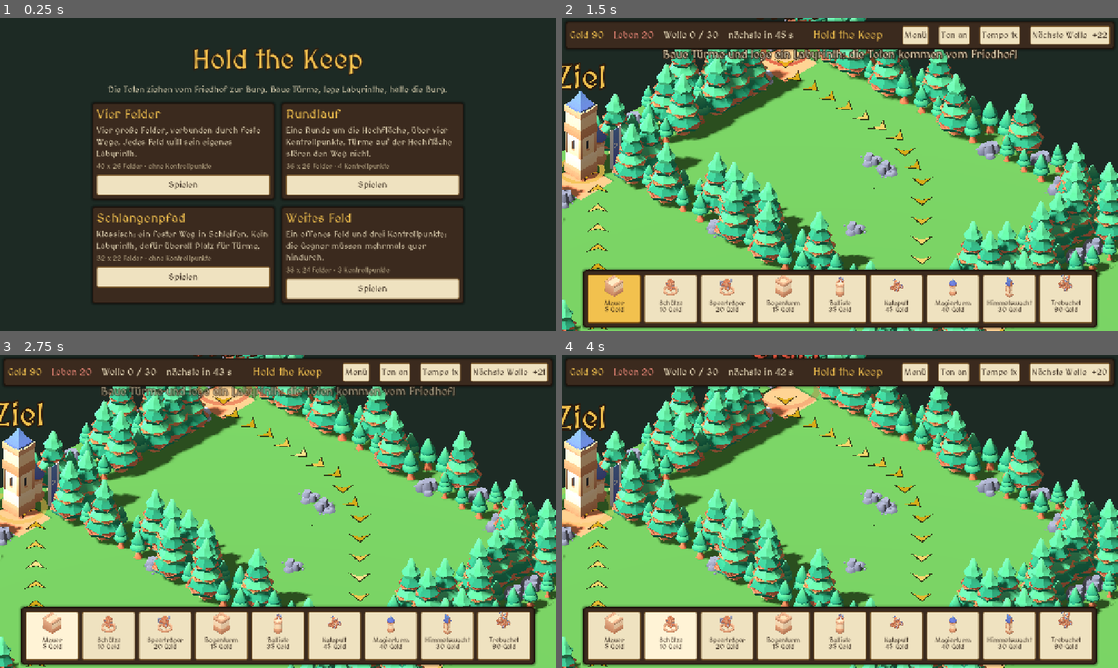
Above: before the commit, frames 1-4 (two rows, left to right).
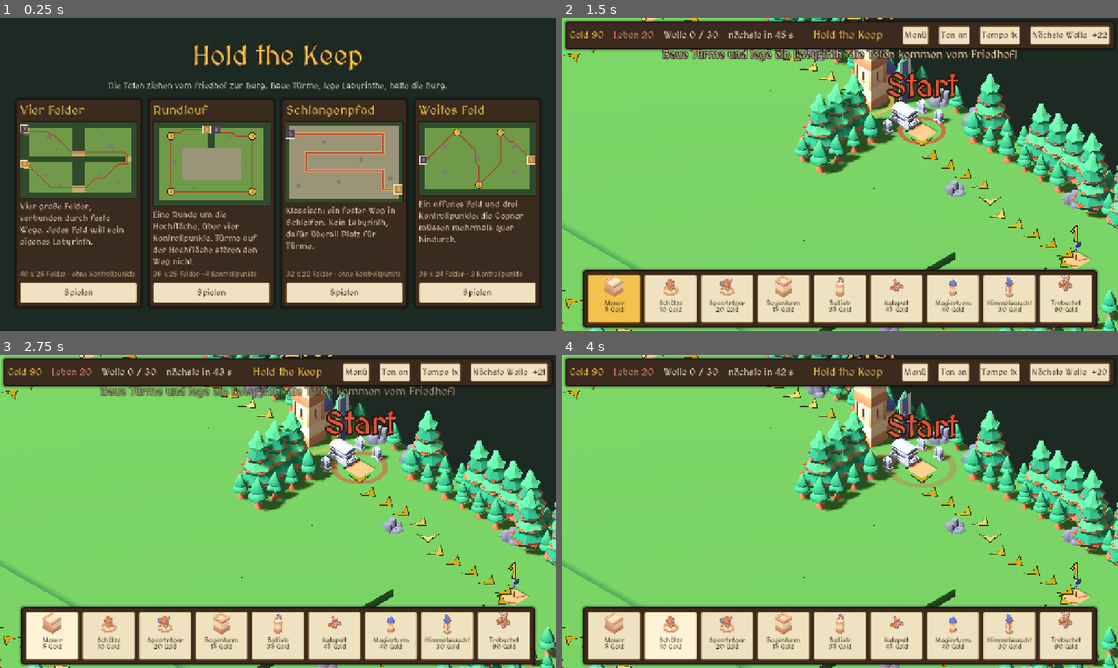
Above: after the commit, the same moments.

Repository: aikitori/hold-the-keep
Game: Godot game, scene res://scenes/menu.tscn
Same seed, same stepped clock (60 frames per second), same inputs: the game is played once before the commit and once after it.
Inputs (mouse positions are in pixels of both pictures, inside the frame that each line leads up to):
- Up to frame 1 (0.25 s): no input
- Up to frame 2 (1.5 s): click "Spielen" at 0.5 s; click (612, 299) at 1.27 s
- Up to frame 3 (2.75 s): click (50, 636) at 2.02 s
- Up to frame 4 (4 s): click (673, 636) at 2.77 s; click (673, 636) at 3.52 s

The runs differ from the first frame. In frame 1, 47% of the frame differs, in the area x 3-97%, y 8-93%; in frame 2, 40%; in frame 3, 41%; in frame 4, 41%.

Commit message:
Menü mit Kartenvorschau, breit alle Karten nebeneinander
Co-Authored-By: Claude Opus 5.5 <noreply@anthropic.com>

Diff:
--- /dev/null
+++ b/scripts/map_preview.gd
@@ -0,0 +1,68 @@
+class_name MapPreview
+extends Control
+## Draufsicht einer Karte fürs Menü: Gelände als Kacheln, der Grundweg der Gegner als Linie, dazu Friedhof,
+## Burg und Kontrollpunkte. Gezeichnet statt gerendert, damit das Menü auch auf schwachen Geräten sofort steht.
+
+const COLORS := {
+	".": Color("#6f9a4a"), "=": Color("#c8a96a"), "^": Color("#9c9478"), "#": Color("#2f4a2c"),
+	"r": Color("#7d7a72"), "g": Color("#56604f"), "S": Color("#4b3f5a"), "K": Color("#b8873a"),
+}
+const PATH_COLOR := Color(0.75, 0.15, 0.1, 0.8)
+
+var map: MapData
+var _path: Array[Vector2i] = []
+
+
+func _init(map_data: MapData) -> void:
+	map = map_data
+	_path = Board.new(map).full_path()
+	mouse_filter = Control.MOUSE_FILTER_IGNORE
+
+
+## Breite festlegen, die Höhe folgt dem Seitenverhältnis der Karte.
+func set_width(width: float) -> void:
+	custom_minimum_size = Vector2(width, width * map.size.y / map.size.x)
+
+
+func _draw() -> void:
+	var cell := size.x / map.size.x
+	for y in map.size.y:
+		for x in map.size.x:
+			var glyph := map.glyph(Vector2i(x, y))
+			var color: Color = COLORS.get(glyph, COLORS["."])
+			draw_rect(Rect2(x * cell, y * cell, cell + 0.5, cell + 0.5), color)
+	var points := PackedVector2Array()
+	for at in _path:
+		points.append(_center(at, cell))
+	if points.size() > 1:
+		draw_polyline(points, PATH_COLOR, maxf(2.0, cell * 0.3), true)
+	var font := get_theme_default_font()
+	var font_size := int(cell * 1.6)
+	for i in map.waypoints.size() - 1:
+		var at := _center(map.waypoints[i], cell)
+		draw_circle(at, cell * 1.1, Hud.GOLD)
+		draw_circle(at, cell * 1.1, Hud.INK, false, 1.5, true)
+		_label(font, font_size, at, str(i + 1))
+	_marker(map.spawn, cell, Color("#4b3f5a"), "S", font, font_size)
+	_marker(map.keep, cell, Color("#b8873a"), "B", font, font_size)
+	draw_rect(Rect2(Vector2.ZERO, size), Hud.INK, false, 2.0)
+
+
+func _marker(at: Vector2i, cell: float, color: Color, text: String, font: Font, font_size: int) -> void:
+	# Friedhof und Burg liegen oft am Rand: ganz ins Bild rücken.
+	var half := cell * 1.2
+	var center := _center(at, cell).clamp(Vector2.ONE * half, size - Vector2.ONE * half)
+	var rect := Rect2(center - Vector2.ONE * cell * 1.2, Vector2.ONE * cell * 2.4)
+	draw_rect(rect, color)
+	draw_rect(rect, Hud.PARCHMENT, false, 1.5)
+	_label(font, font_size, center, text, Hud.PARCHMENT)
+
+
+func _label(font: Font, font_size: int, center: Vector2, text: String, color := Hud.INK) -> void:
+	var text_size := font.get_string_size(text, HORIZONTAL_ALIGNMENT_LEFT, -1, font_size)
+	draw_string(font, center + Vector2(-text_size.x / 2.0, font.get_ascent(font_size) - text_size.y / 2.0),
+			text, HORIZONTAL_ALIGNMENT_LEFT, -1, font_size, color)
+
+
+func _center(at: Vector2i, cell: float) -> Vector2:
+	return (Vector2(at) + Vector2(0.5, 0.5)) * cell
--- a/scripts/menu.gd
+++ b/scripts/menu.gd
@@ -1,7 +1,12 @@
 extends Control
-## Startmenü: Titel und eine Karte pro Spielfeld mit Beschreibung. Ein Klick startet das Spiel.
+## Startmenü: Titel und eine Kachel pro Spielfeld mit Vorschau und Beschreibung. Ein Klick startet das Spiel.
+## Breit stehen die Kacheln nebeneinander, sonst zu zweit, im Hochformat untereinander.
 
 const MAIN_SCENE := "res://scenes/main.tscn"
+const WIDE_CARD := 290.0
+const CARD := 420.0
+
+var _cards: Array[PanelContainer] = []
 
 
 func _ready() -> void:
@@ -43,17 +48,29 @@
 	grid.add_theme_constant_override("v_separation", 16)
 	column.add_child(grid)
 	for id: StringName in MapData.ORDER:
-		grid.add_child(_card(id))
-	var layout := func() -> void: grid.columns = 1 if UiScale.narrow else 2
+		_cards.append(_card(id))
+		grid.add_child(_cards[-1])
+	var layout := func() -> void:
+		var count := _cards.size()
+		var wide := get_viewport_rect().size.x >= count * (WIDE_CARD + 16) + 40
+		grid.columns = 1 if UiScale.narrow else count if wide else 2
+		_set_card_width(WIDE_CARD if wide and not UiScale.narrow else CARD)
 	UiScale.changed.connect(layout)
 	layout.call()
 
 
-func _card(id: StringName) -> Control:
+func _set_card_width(width: float) -> void:
+	for panel in _cards:
+		panel.custom_minimum_size.x = width
+		var inner := width - 20  # Innenabstand der Kachel
+		(panel.get_meta("preview") as MapPreview).set_width(inner)
+		(panel.get_meta("info") as Label).custom_minimum_size.x = inner
+
+
+func _card(id: StringName) -> PanelContainer:
 	var def: Dictionary = MapData.MAPS[id]
 	var map := MapData.load_map(id)
 	var panel := PanelContainer.new()
-	panel.custom_minimum_size = Vector2(420, 0)
 	var box := VBoxContainer.new()
 	box.add_theme_constant_override("separation", 8)
 	panel.add_child(box)
@@ -62,11 +79,15 @@
 	name.add_theme_font_size_override("font_size", 30)
 	name.add_theme_color_override("font_color", Hud.GOLD)
 	box.add_child(name)
+	var preview := MapPreview.new(map)
+	box.add_child(preview)
+	panel.set_meta("preview", preview)
 	var info := Label.new()
 	info.text = def["info"]
 	info.autowrap_mode = TextServer.AUTOWRAP_WORD_SMART
-	info.custom_minimum_size = Vector2(400, 0)
+	info.size_flags_vertical = Control.SIZE_EXPAND_FILL
 	box.add_child(info)
+	panel.set_meta("info", info)
 	var facts := Label.new()
 	var checkpoints := map.waypoints.size() - 1
 	facts.text = "%d x %d Felder · %s" % [map.size.x, map.size.y,
Not shown, added: scripts/map_preview.gd.uid
Not shown, changed: CLAUDE.md
Not shown, changed: docs/GAME_DESIGN.md
